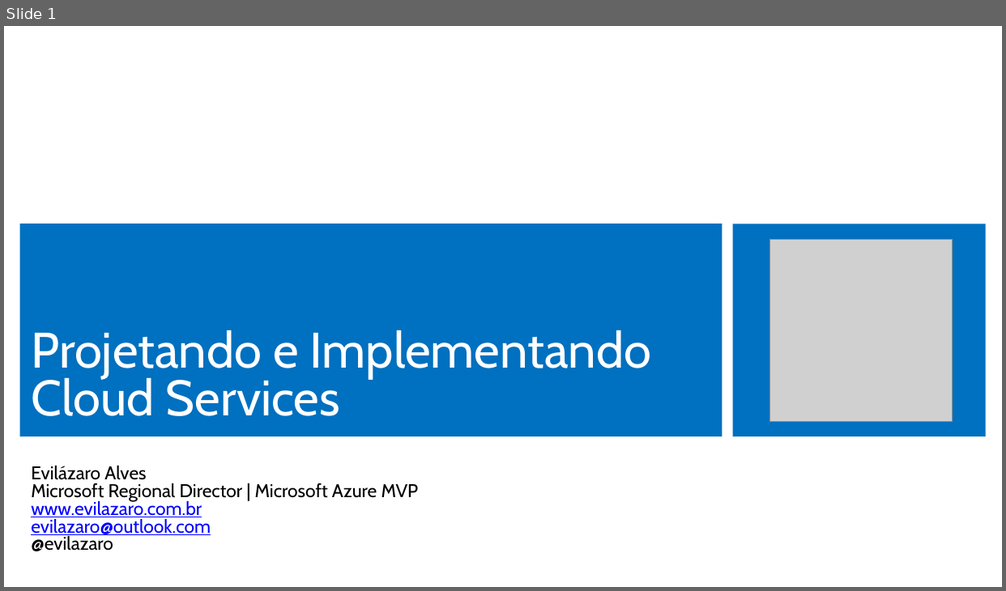
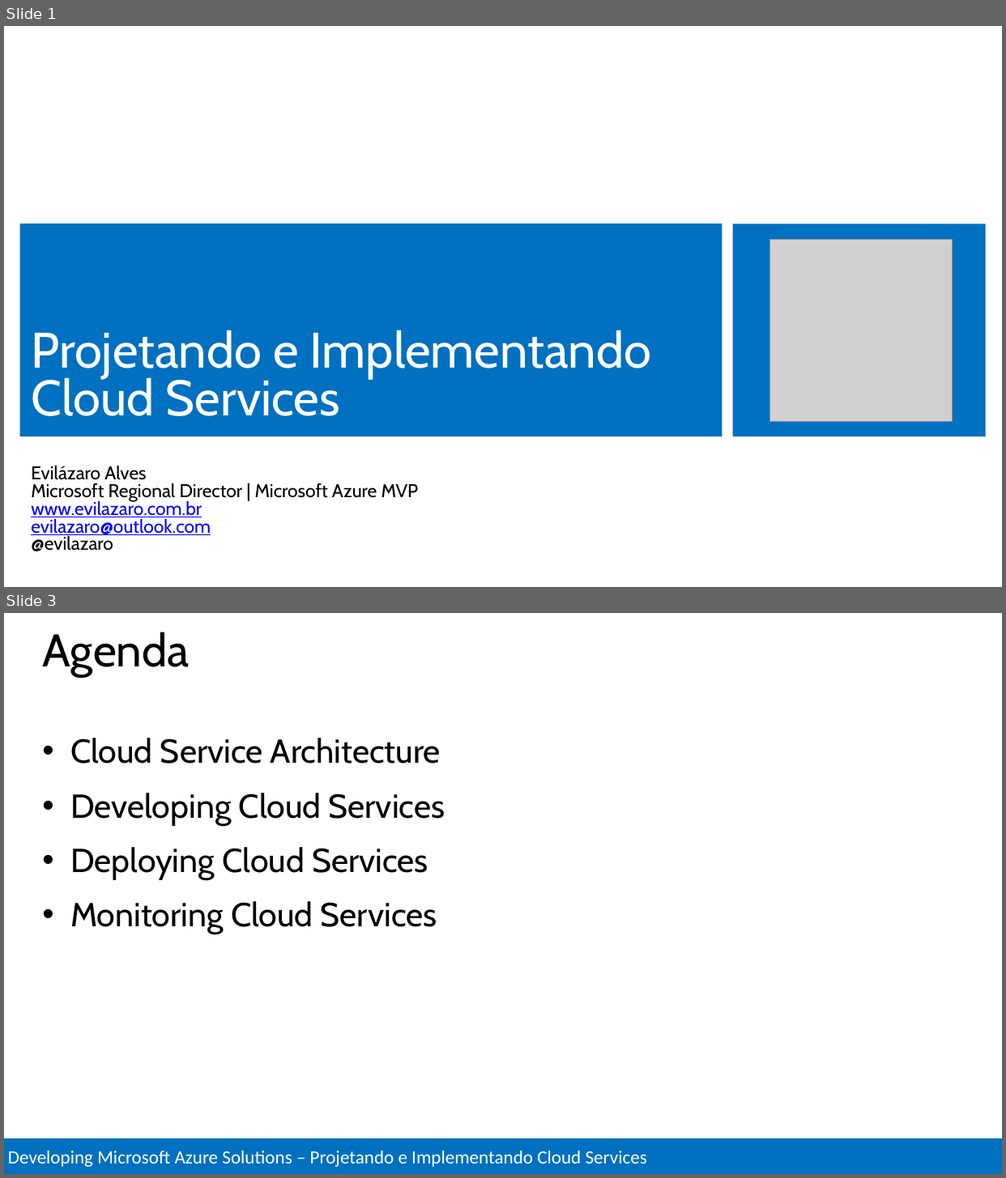
Before and after one commit to Evilazaro/MCSDAzureTraining, a slide deck: Design and Implement Cloud Services/Design and Implement Cloud Services.pptx. Shown one above the other, each under a label of ours: slide 1 before the commit, slides 1 and 3 after it; the slides between them are not shown. The pictures are 1006x591 and 1006x1178 pixels, drawn with LibreOffice and Linux fonts; fonts in the diff are those of the drawing; grey boxes stand for pictures. Boxes give left, top, right and bottom in pixels: in the first picture for what was removed or moved away, otherwise in the second. Text is boxed around its words. In the diff, an @@ line names an element or a change of style, - is before the commit and + after.

```diff
--- a/Design and Implement Cloud Services/Design and Implement Cloud Services.pptx
+++ b/Design and Implement Cloud Services/Design and Implement Cloud Services.pptx
@@ slide 3 added at [4, 613, 1002, 1174], background #FFFFFF @@
@@ title added at [43, 632, 189, 677], 44 pt, text #000000 @@
+Agenda
@@ text added at [70, 738, 445, 935], 32 pt, text #000000 @@
+• Cloud Service Architecture
+• Developing Cloud Services
+• Deploying Cloud Services
+• Monitoring Cloud Services
@@ rectangle added at [4, 1138, 1002, 1174], fill #0070C0, outline #FFFFFF 2 pt, 18 pt, text #FFFFFF @@
+Developing Microsoft Azure Solutions – Projetando e Implementando Cloud Services
```
Also in this commit, not shown: 51 other slides added, 2 slides removed, 1 other file.
